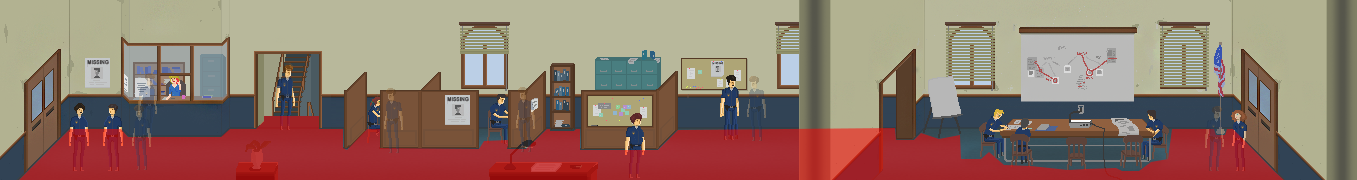
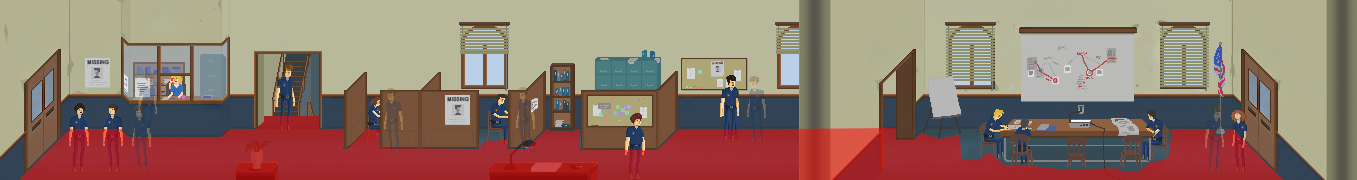
Two versions of the same layered image (1357 x 180). Layer-by-layer changes:
removed group "Kimberly Clark" (3 layers) from group "Reception" over 166, 76, 181, 100
removed group "phone" (2 layers) from group "Kimberly Clark" over 166, 76, 181, 100
removed layer "Ebene 2" from group "phone" over 176, 78, 181, 91
removed layer "1" (8th of 8, in "Reception" › "Kimberly Clark" › "phone") from group "phone" over 166, 76, 181, 100
added group "controlledanim(receptionist)" with 2 layers in group "Reception" over 168, 76, 183, 98
added layer "idle" (3rd of 3, in "Reception" › "controlledanim(receptionist)") in group "controlledanim(receptionist)" over 169, 76, 183, 98
added layer "ready" in group "controlledanim(receptionist)" over 168, 76, 183, 98
